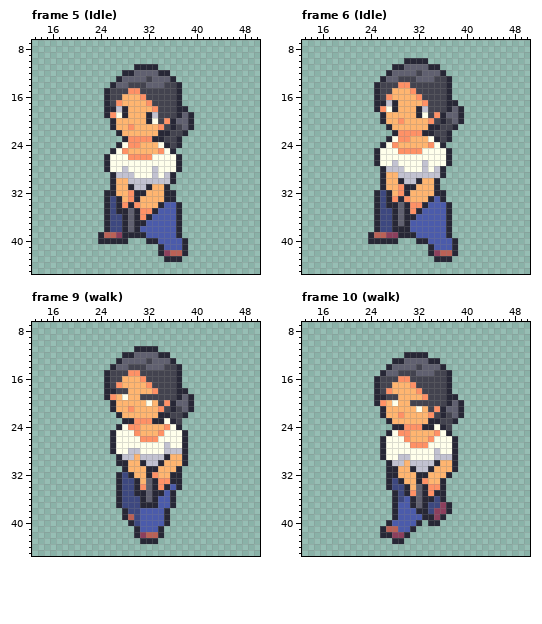
Two versions of one pixel-art file, ASSETS_AND_ASSEPRITE_FILES/Characters/Ling.aseprite. That is the earlier state.
64x64 pixels, 30 frames. Shown: frame 5 (Idle): x 13..50, y 7..45; frame 6 (Idle): x 13..50, y 7..45; frame 9 (walk): x 13..50, y 7..45; frame 10 (walk): x 13..50, y 7..45. The commit also changed other frames, which this record leaves out.
New version:
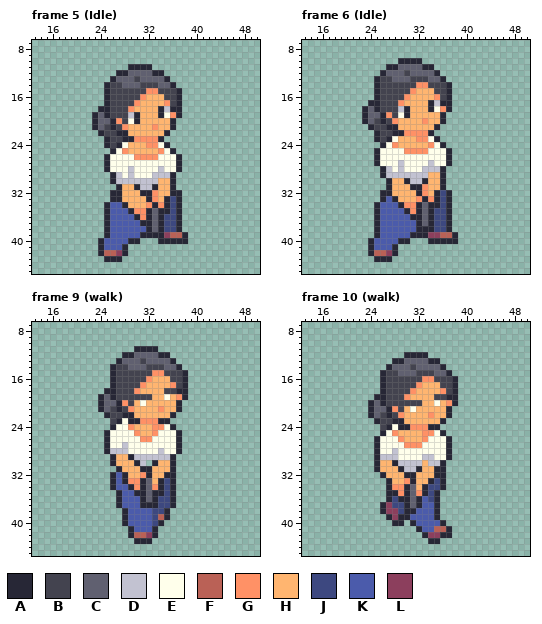
Palette (. is transparent): A #272736  B #43434f  C #606070  D #c2c2d1  E #ffffeb  F #ba6156  G #ff9166  H #ffb570  J #3d4880  K #4b5bab  L #8c3f5d
Diff:
layer "FRONT-LEFT" now hidden
layer "FRONT-RIGHT" now shown
--- frame 5 (Idle)
@@ x 21..41 @@
 10 .....................
-11 .........AAAA........
-12 .......AACCCCAA......
-13 ......ACCCCBCCCA.....
-14 .....ACCBBBCCCBBA....
-15 ....ABBBGGBBBBBBA....
-16 ....ABBHHHGBBBBBA....
-17 ....ABGHHHHGBBBBA....
-18 ....AADAHHHHGBBBAA...
-19 ....AGEAHHHADBBBACA..
-20 .....AHHHHHAEBGACCA..
-21 .....AHHGHHHHGBABCA..
-22 ......AHHHHHHAABBA...
-23 .......AGGGGAABBA....
-24 ......AEGGHHHEABA....
+11 ........AAAA.........
+12 ......AACCCCAA.......
+13 .....ACCCBCCCCA......
+14 ....ABBCCCBBBCCA.....
+15 ....ABBBBBBGGBBBA....
+16 ....ABBBBBGHHHBBA....
+17 ....ABBBBGHHHHGBA....
+18 ...AABBBGHHHHADAA....
+19 ..ACABBBDAHHHAEGA....
+20 ..ACCAGBEAHHHHHA.....
+21 ..ACBABGHHHHGHHA.....
+22 ...ABBAAHHHHHHA......
+23 ....ABBAAGGGGA.......
+24 ....ABAEHHHGGEA......
 25 .....AEGHHHHHGEA.....
-26 ....AEEEGGGGEEEEA....
+26 ....AEEEEGGGGEEEA....
 27 ....AEEEEEEEEEEEA....
-28 ....AEEDEEEEDEEEA....
-29 .....ADDDEEEDEDA.....
-30 .....AHHDDDDDDDA.....
-31 .....AHHADDAHHA......
-32 ....AAHHGAAHHHAA.....
-33 ....AJAHGAHHHHAA.....
-34 ....AJAGAGHHHAKKA....
-35 ....AJAACAGGAKKKA....
-36 ....AJJACAGAKKKKA....
-37 ....AJJACAAKKKKKA....
-38 ....AJJACAKKKKKKA....
-39 ...AFFLAAAAKKKKKA....
-40 ...AAAAA...AAKKKKA...
-41 .............AKKKA...
-42 .............ALFFA...
-43 ..............AAA....
+28 ....AEEEDEEEEDEEA....
+29 .....ADEDEEEDDDA.....
+30 .....ADDDDDDDHHA.....
+31 ......AHHADDAHHA.....
+32 .....AAHHHAAGHHAA....
+33 .....AAHHHHAGHAJA....
+34 ....AKKAHHHGAGAJA....
+35 ....AKKKAGGACAAJA....
+36 ....AKKKKAGACAJJA....
+37 ....AKKKKKAACAJJA....
+38 ....AKKKKKKACAJJA....
+39 ....AKKKKKAAAALFFA...
+40 ...AKKKKAA...AAAAA...
+41 ...AKKKA.............
+42 ...AFFLA.............
+43 ....AAA..............
 44 .....................
--- frame 6 (Idle)
@@ x 21..41 @@
  9 .....................
-10 .........AAAA........
-11 .......AACCCCAA......
-12 ......ACCCCBCCCA.....
-13 .....ACCBBBCCCBBA....
-14 ....ABBBGGBBBBBBA....
-15 ....ABBHHHGBBBBBA....
-16 ....ABGHHHHGBBBBA....
-17 ....AADAHHHHGBBBAA...
-18 ....AGEAHHHADBBBACA..
-19 .....AHHHHHAEBGACCA..
-20 .....AHHGHHHHGBABCA..
-21 ......AHHHHHHAABBA...
-22 .......AGGGGAABBA....
-23 ......AEGGHHHEABA....
+10 ........AAAA.........
+11 ......AACCCCAA.......
+12 .....ACCCBCCCCA......
+13 ....ABBCCCBBBCCA.....
+14 ....ABBBBBBGGBBBA....
+15 ....ABBBBBGHHHBBA....
+16 ....ABBBBGHHHHGBA....
+17 ...AABBBGHHHHADAA....
+18 ..ACABBBDAHHHAEGA....
+19 ..ACCAGBEAHHHHHA.....
+20 ..ACBABGHHHHGHHA.....
+21 ...ABBAAHHHHHHA......
+22 ....ABBAAGGGGA.......
+23 ....ABAEHHHGGEA......
 24 .....AEGHHHHHGEA.....
-25 ....AEEEGGGGEEEEA....
+25 ....AEEEEGGGGEEEA....
 26 ....AEEEEEEEEEEEA....
-27 ....AEEDEEEEDEEEA....
-28 .....ADDDEEEDEDA.....
-29 .....AHHDDDDDDDA.....
-30 .....AHHADDAHHA......
-31 .....AHHGAAHHHA......
-32 ....AJAHGAHHHHAA.....
-33 ....AJAGAGHHHAKA.....
-34 ....AJAACAGGAKKKA....
-35 ....AJJACAGAKKKKA....
-36 ....AJJACAAKKKKKA....
-37 ....AJJACAKKKKKKA....
-38 ....AJJAAAKKKKKKA....
-39 ...AFFLLAAAKKKKKA....
-40 ...AAAAA...AAKKKKA...
-41 .............AKKKA...
-42 .............ALFFA...
-43 ..............AAA....
+27 ....AEEEDEEEEDEEA....
+28 .....ADEDEEEDDDA.....
+29 .....ADDDDDDDHHA.....
+30 ......AHHADDAHHA.....
+31 ......AHHHAAGHHA.....
+32 .....AAHHHHAGHAJA....
+33 .....AKAHHHGAGAJA....
+34 ....AKKKAGGACAAJA....
+35 ....AKKKKAGACAJJA....
+36 ....AKKKKKAACAJJA....
+37 ....AKKKKKKACAJJA....
+38 ....AKKKKKKAAAJJA....
+39 ....AKKKKKAAALLFFA...
+40 ...AKKKKAA...AAAAA...
+41 ...AKKKA.............
+42 ...AFFLA.............
+43 ....AAA..............
 44 .....................
--- frame 9 (walk)
@@ x 22..41 @@
 12 ......AACCCCAA......
-13 .....ACCCCBCCCA.....
-14 ....ACCBBBCCCBBA....
-15 ...ABBBGGBBBBBBA....
-16 ...ABBHHHGBBBBBA....
-17 ...ABGHHHHGBBBBA....
-18 ...AABBHHHHGBBBAA...
-19 ...AGHEHHBBBBBBACA..
-20 ....AHHHHHEHBGACCA..
-21 ....AHHGHHHHGBABCA..
-22 .....AHHHHHHAABBA...
-23 ......AAGGGAAEAB....
-24 .....AEGGHHHHGEA....
-25 ....AEEEGHHHGEEEA...
-26 ....AEEEEGGGEEEEA...
-27 ....AEEEEEEEEDEEA...
-28 ....AEEDDEEEEDDDA...
-29 .....ADDHDDDDAHHA...
-30 .....AAHHADDAHHHA...
-31 ......AHHHAAHHHA....
-32 .....AJAHHAGHHAA....
-33 .....AJJAHCAGGAA....
-34 .....AJJAGCAGAKA....
-35 .....AJJAACAAKA.....
-36 .....AJJJACAKKA.....
-37 .....AJJJAAAKKA.....
-38 ......AJJKKKKA......
-39 ......AFJKKKKA......
-40 .......AJKKKKA......
-41 ........AKKKA.......
-42 ........ALFFA.......
-43 .........AAA........
+13 .....ACCCBCCCCA.....
+14 ....ABBCCCBBBCCA....
+15 ....ABBBBBBGGBBBA...
+16 ....ABBBBBGHHHBBA...
+17 ....ABBBBGHHHHGBA...
+18 ...AABBBGHHHHBBAA...
+19 ..ACABBBBBBHHEHGA...
+20 ..ACCAGBHEHHHHHA....
+21 ..ACBABGHHHHGHHA....
+22 ...ABBAAHHHHHHA.....
+23 ....BAEAAGGGAA......
+24 ....AEEGHHHGGEA.....
+25 ...AEEEEGHHGEEEA....
+26 ...AEEEEEGGEEEEA....
+27 ...AEEDEEEEEEEEA....
+28 ...ADDDEEEEEDEEA....
+29 ....AHHADDDDDDA.....
+30 ....AHHHAD.AHHA.....
+31 .....AHHHAAHHHA.....
+32 ....AKAHHGAHHAA.....
+33 ....AKAGGACHAJA.....
+34 ....AKKAGACGAJA.....
+35 .....AKKAACAAJA.....
+36 .....AKKKACAJJA.....
+37 .....AKKKAAAJJA.....
+38 ......AKKKKJJA......
+39 ......AKKKKJFA......
+40 ......AKKKKJA.......
+41 .......AKKKA........
+42 .......AFFLA........
+43 ........AAA.........
 44 ....................
--- frame 10 (walk)
@@ x 22..41 @@
 13 ......AACCCCAA......
-14 .....ACCCCBCCCA.....
-15 ....ACCBBBCCCBBA....
-16 ...ABBBGGBBBBBBA....
-17 ...ABBHHHGBBBBBA....
-18 ...ABGHHHHGBBBBA....
-19 ...AABBHHHHGBBBAA...
-20 ...AGHEHHBBBBBBACA..
-21 ....AHHHHHEHBGACCA..
-22 ....AHHGHHHHGBABCA..
-23 .....AHHHHHHAABBA...
-24 ......AAGGGAAEAB....
-25 .....AEGGHHHHGEA....
-26 ....AEEEGHHHGEEEA...
-27 ....AEEEEGGGEEEEA...
-28 ....AEEEEEEEEDEEA...
-29 ....AEEDDEEEEDDDA...
-30 .....ADDHDDDDAHHA...
-31 .....AAHHADDAHHHA...
-32 .....AAHHHAAHHHA....
-33 .....AJAHHAGHHA.....
-34 .....AJJAHCAGGA.....
-35 ......AJAGCAGAA.....
-36 ......AJKACAAJA.....
-37 ......AKKACAJJLA....
-38 ......AKKKAAJLLA....
-39 ......AKKKKAALA.....
-40 .....AKKKKA.AA......
-41 ....AFFKKA..........
-42 ....AALLA...........
-43 ......AA............
+14 .....ACCCBCCCCA.....
+15 ....ABBCCCBBBCCA....
+16 ....ABBBBBBGGBBBA...
+17 ....ABBBBBGHHHBBA...
+18 ....ABBBBGHHHHGBA...
+19 ...AABBBGHHHHBBAA...
+20 ..ACABBBBBBHHEHGA...
+21 ..ACCAGBHEHHHHHA....
+22 ..ACBABGHHHHGHHA....
+23 ...ABBAAHHHHHHA.....
+24 ....BAEAAGGGAA......
+25 ....AEGHHHHGGEA.....
+26 ...AEEEGHHHGEEEA....
+27 ...AEEEEGGGEEEEA....
+28 ...AEEDEEEEEEEEA....
+29 ...ADDDEEEEDDEEA....
+30 ...AHHADDDDHDDA.....
+31 ...AHHHADDAHHAA.....
+32 ....AHHHAAHHHAA.....
+33 .....AHHGAHHAJA.....
+34 .....AGGACHAJJA.....
+35 .....AAGACGAJA......
+36 .....AJAACAKJA......
+37 ....ALJJACAKKA......
+38 ....ALLJAAKKKA......
+39 .....ALAAKKKKA......
+40 ......AA.AKKKKA.....
+41 ..........AKKFFA....
+42 ...........ALLAA....
+43 ............AA......
 44 ....................
